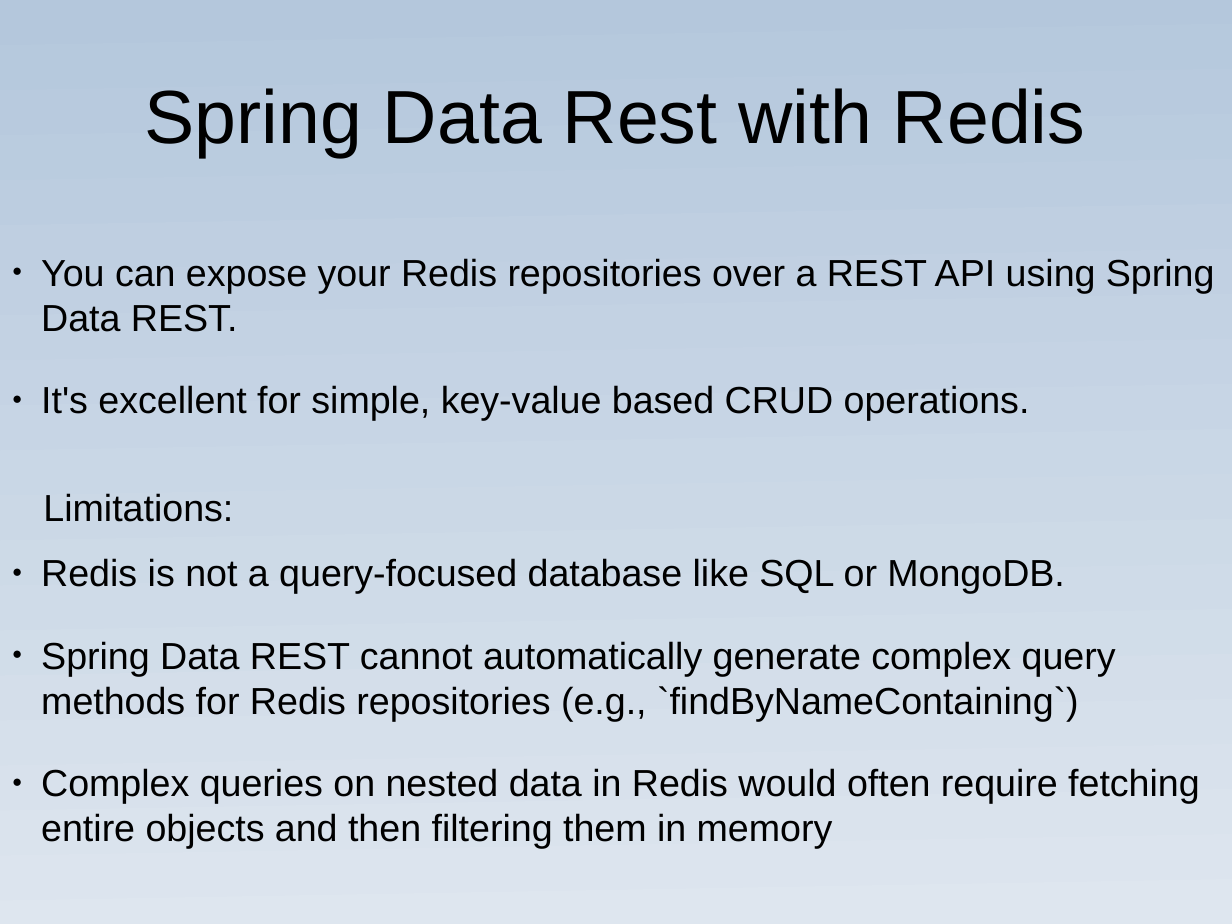
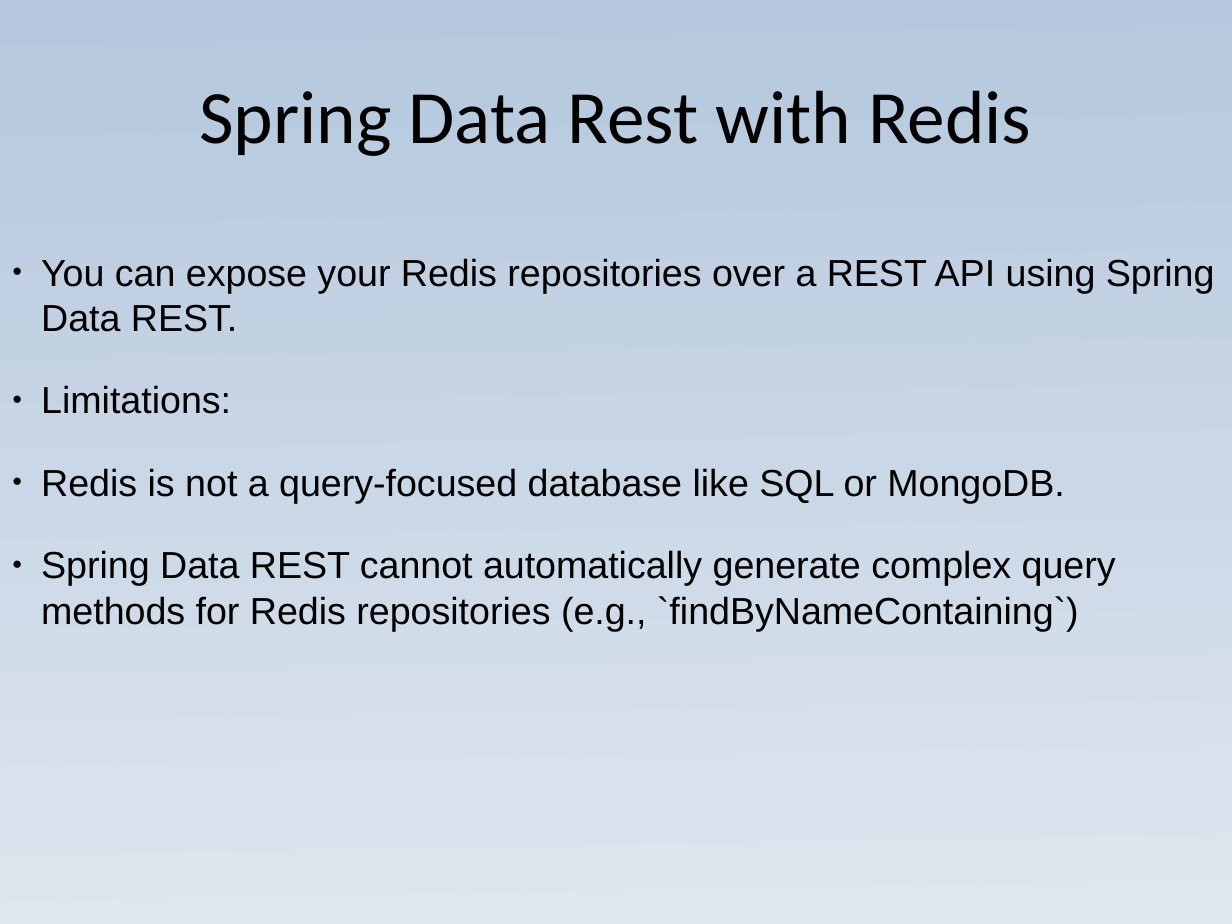
Before and after one commit to JoaoGuilhermedeSa/spring-data-redis, a slide deck: slide 7 of spring_data_redis_presentation_with_code.pptx. Drawn at 1232x924 pixels with LibreOffice and Linux fonts; fonts in the diff are those of the drawing. Boxes give left, top, right and bottom in pixels: in the first picture for what was removed or moved away, otherwise in the second. Text is boxed around its words. In the diff, an @@ line names an element or a change of style, - is before the commit and + after.

```diff
--- a/spring_data_redis_presentation_with_code.pptx
+++ b/spring_data_redis_presentation_with_code.pptx
@@ title "Spring Data Rest with Redis" at [199,90,1031,156]: font Arial to Calibri @@
@@ text at [41,385,1030,421]: paragraph removed @@
-● It's excellent for simple, key-value based CRUD operations.
@@ text at [41,385,231,414]: bullet none to ●; more space between paragraphs @@
@@ text at [41,768,1200,849]: paragraph removed @@
-● Complex queries on nested data in Redis would often require fetching entire objects and then filtering them in memory
```
Also in this commit, not shown: 4 other slides changed, 3 slides added, 2 slides removed, 1 other file.
